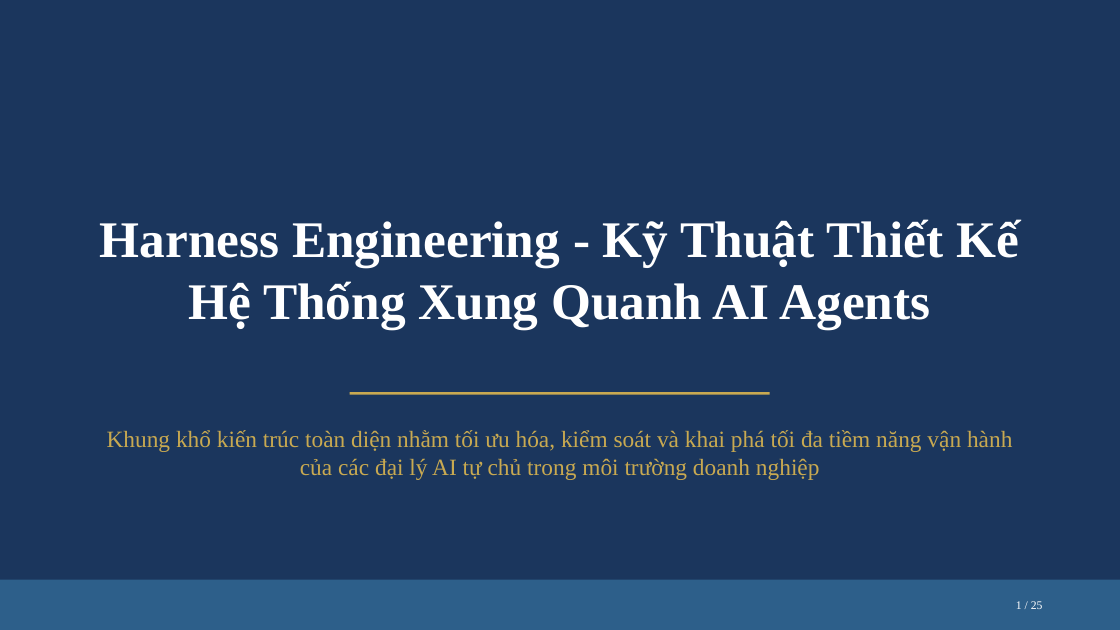
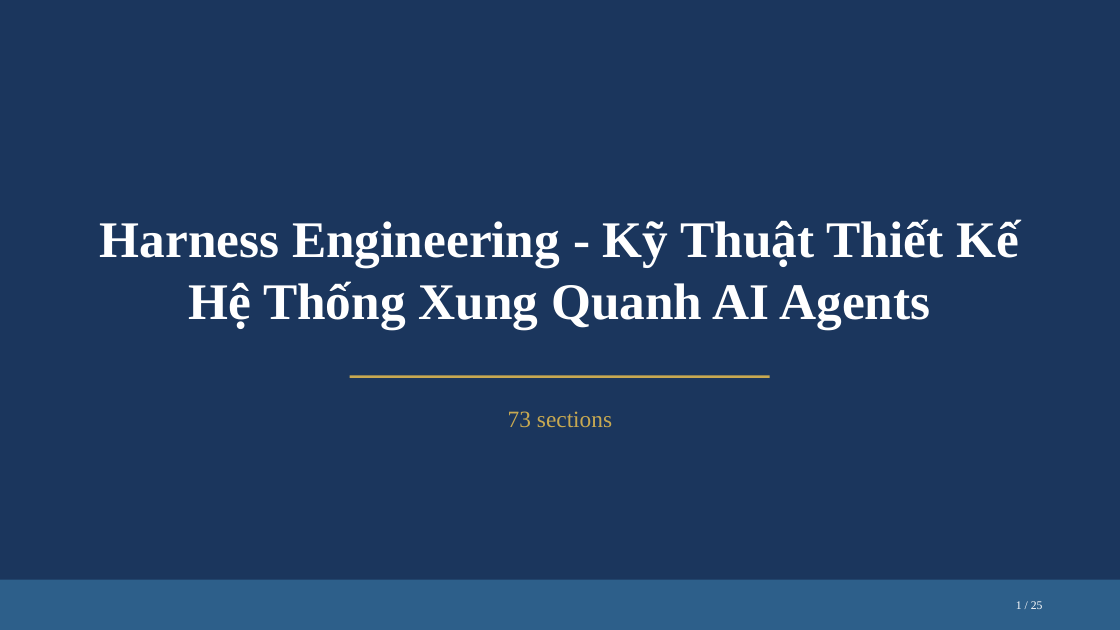
Before and after one commit to nbhson/tool-harness-generate-slide, a slide deck: slide 1 of harness-engineer.pptx. Drawn at 1120x630 pixels with LibreOffice and Linux fonts; fonts in the diff are those of the drawing. Boxes give left, top, right and bottom in pixels: in the first picture for what was removed or moved away, otherwise in the second. Text is boxed around its words. In the diff, an @@ line names an element or a change of style, - is before the commit and + after.

```diff
--- a/harness-engineer.pptx
+++ b/harness-engineer.pptx
@@ line moved from (350, 393) - (770, 393) to (350, 376) - (770, 376) @@
@@ text at box(508, 411, 612, 427): text changed @@
-Khung khổ kiến trúc toàn diện nhằm tối ưu hóa, kiểm soát và khai phá tối đa tiềm năng vận hành của các đại lý AI tự chủ trong môi trường doanh nghiệp
+73 sections
```
Also in this commit, not shown: 18 other slides changed, 6 slides added, 6 slides removed, 17 other files.
